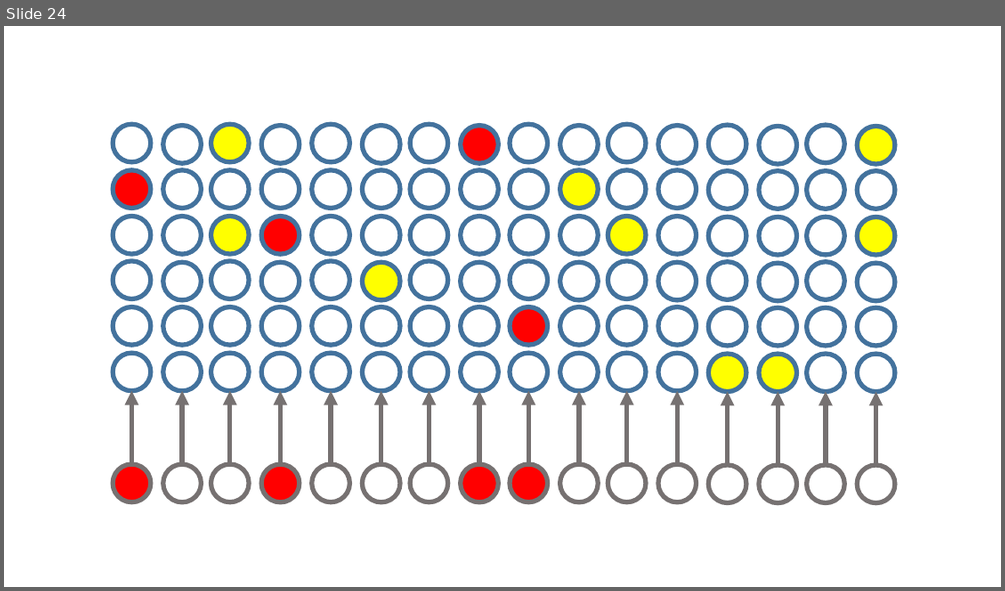
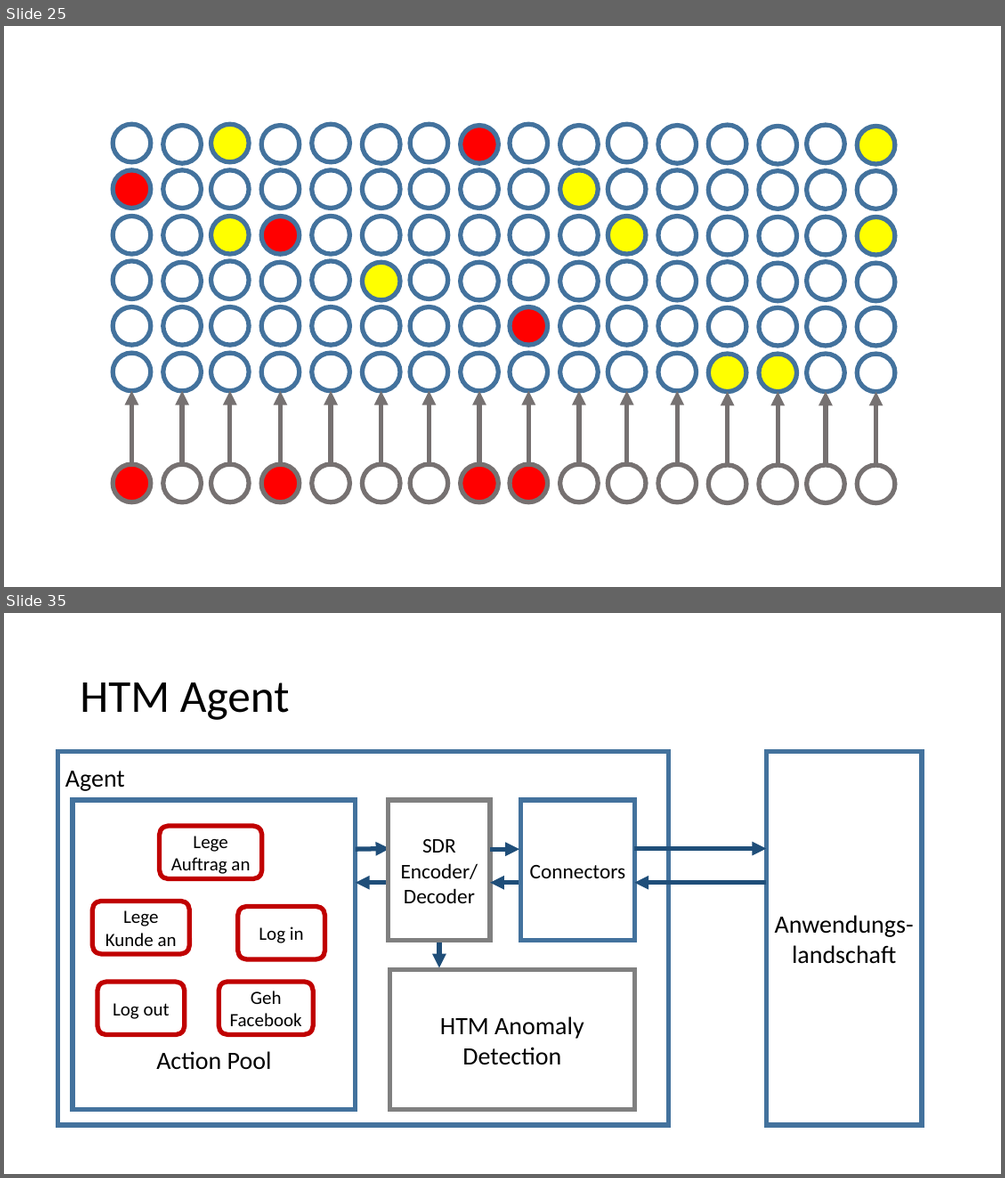
Before and after one commit to danck/hsem, a slide deck: Vortrag/hsem.pptx. Shown one above the other, each under a label of ours: slide 24 before the commit, slides 25 and 35 after it; the slides between them are not shown. The pictures are 1005x591 and 1005x1178 pixels, drawn with LibreOffice and Linux fonts; fonts in the diff are those of the drawing. Boxes give left, top, right and bottom in pixels: in the first picture for what was removed or moved away, otherwise in the second. Text is boxed around its words. In the diff, an @@ line names an element or a change of style, - is before the commit and + after.

```diff
--- a/Vortrag/hsem.pptx
+++ b/Vortrag/hsem.pptx
@@ slide 35 added at <box>4,613,1001,1174</box>, background #FFFFFF @@
@@ title added at <box>80,682,290,720</box>, 44 pt, text #000000 @@
+HTM Agent
@@ rectangle added at <box>57,751,669,1126</box>, outline #43739E 4.5 pt, 24 pt, text #000000 @@
+Agent
@@ rectangle added at <box>766,751,922,1126</box>, fill #FFFFFF, outline #43739E 4.5 pt, 24 pt, text #000000 @@
+Anwendungs- landschaft
@@ rectangle added at <box>73,800,356,1110</box>, outline #43739E 4.5 pt, 24 pt, text #000000 @@
+Action Pool
@@ rounded rectangle added at <box>160,826,262,879</box>, outline #C00000 4.5 pt, 18 pt, text #000000 @@
+Lege Auftrag an
@@ rectangle added at <box>388,800,490,940</box>, outline #808080 4.5 pt, 20 pt, text #000000 @@
+SDR
+Encoder/Decoder
@@ rectangle added at <box>521,800,634,940</box>, outline #43739E 4.5 pt, 20 pt, text #000000 @@
+Connectors
@@ arrow added from (356, 850) to (390, 849), #1F4E79 4.5 pt @@
@@ arrow added from (490, 850) to (519, 850), #1F4E79 4.5 pt @@
@@ arrow added from (634, 849) to (766, 849), #1F4E79 4.5 pt @@
@@ rounded rectangle added at <box>92,900,189,954</box>, outline #C00000 4.5 pt, 18 pt, text #000000 @@
+Lege Kunde an
@@ rounded rectangle added at <box>238,906,324,959</box>, outline #C00000 4.5 pt, 18 pt, text #000000 @@
+Log in
@@ arrow added from (390, 882) to (356, 882), #1F4E79 4.5 pt @@
@@ arrow added from (518, 882) to (490, 882), #1F4E79 4.5 pt @@
@@ arrow added from (766, 882) to (634, 882), #1F4E79 4.5 pt @@
@@ arrow added from (439, 940) to (439, 967), #1F4E79 4.5 pt @@
@@ rounded rectangle added at <box>97,981,184,1035</box>, outline #C00000 4.5 pt, 18 pt, text #000000 @@
+Log out
@@ rounded rectangle added at <box>218,981,313,1035</box>, outline #C00000 4.5 pt, 18 pt, text #000000 @@
+Geh Facebook
@@ rectangle added at <box>390,970,634,1110</box>, outline #808080 4.5 pt, 24 pt, text #000000 @@
+HTM Anomaly Detection
@@ what was slide 24 is now slide 25 @@
```
Also in this commit, not shown: 7 slides changed, 17 other slides added, 5 slides removed.
